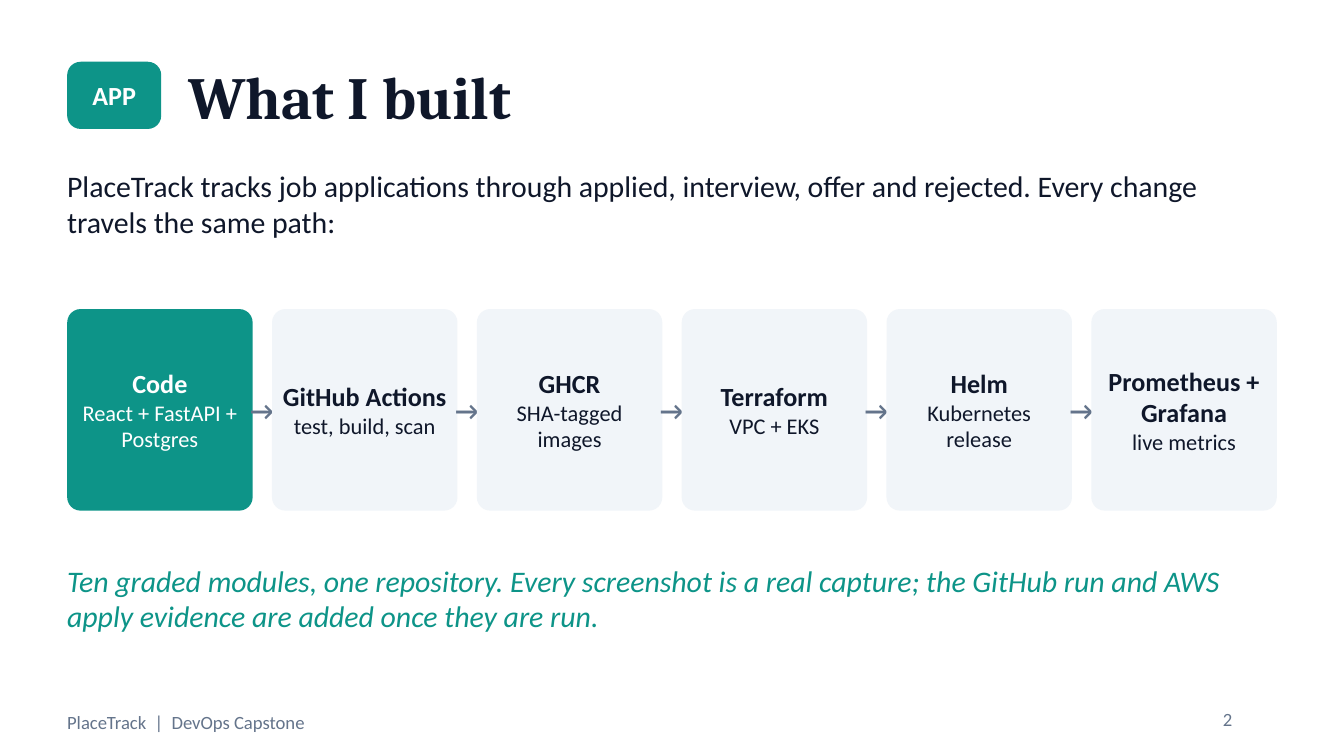
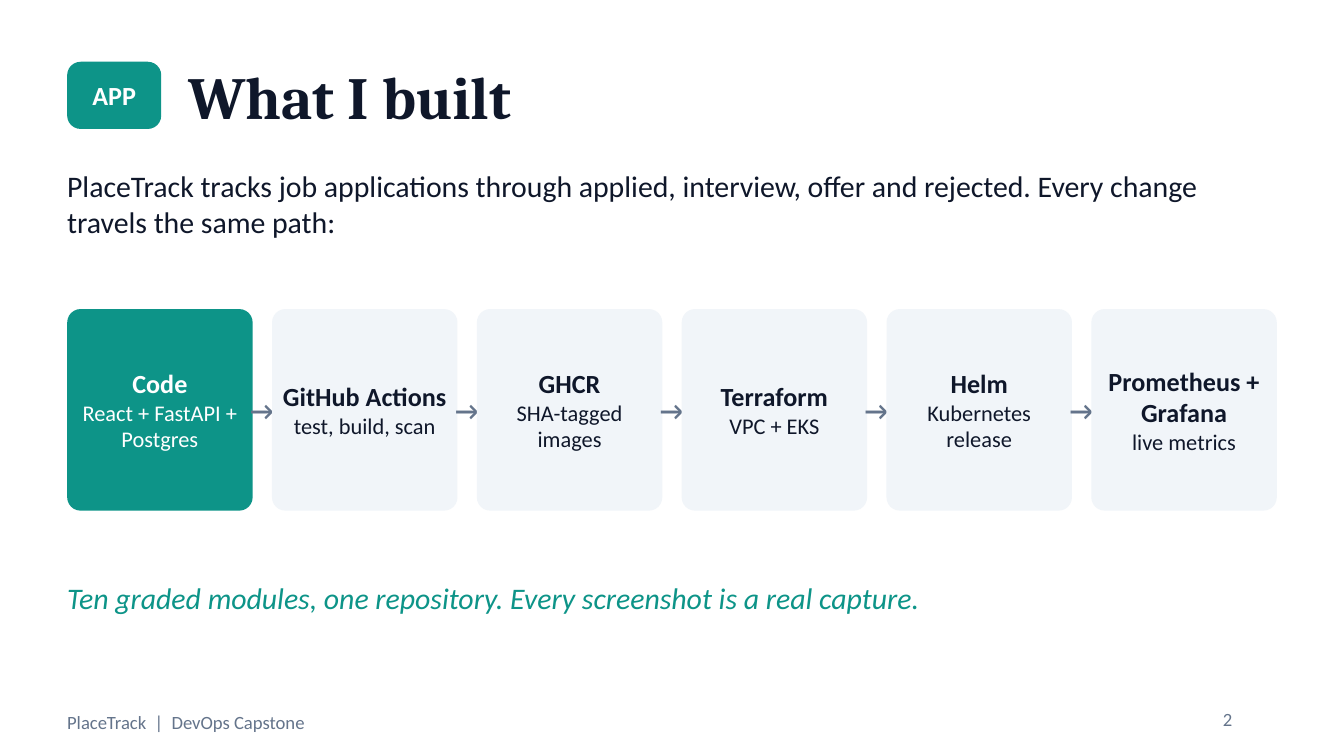
Before and after one commit to Raghavendra1729-cell/placetrack-devops-capstone, a slide deck: slide 2 of docs/PlaceTrack-Capstone.pptx. Drawn at 1344x756 pixels with LibreOffice and Linux fonts; fonts in the diff are those of the drawing. Boxes give left, top, right and bottom in pixels: in the first picture for what was removed or moved away, otherwise in the second. Text is boxed around its words. In the diff, an @@ line names an element or a change of style, - is before the commit and + after.

```diff
--- a/docs/PlaceTrack-Capstone.pptx
+++ b/docs/PlaceTrack-Capstone.pptx
@@ text at box(67, 588, 919, 614): text changed @@
-Ten graded modules, one repository. Every screenshot is a real capture; the GitHub run and AWS apply evidence are added once they are run.
+Ten graded modules, one repository. Every screenshot is a real capture.
```
Also in this commit, not shown: 2 other slides changed, 2 other files.
